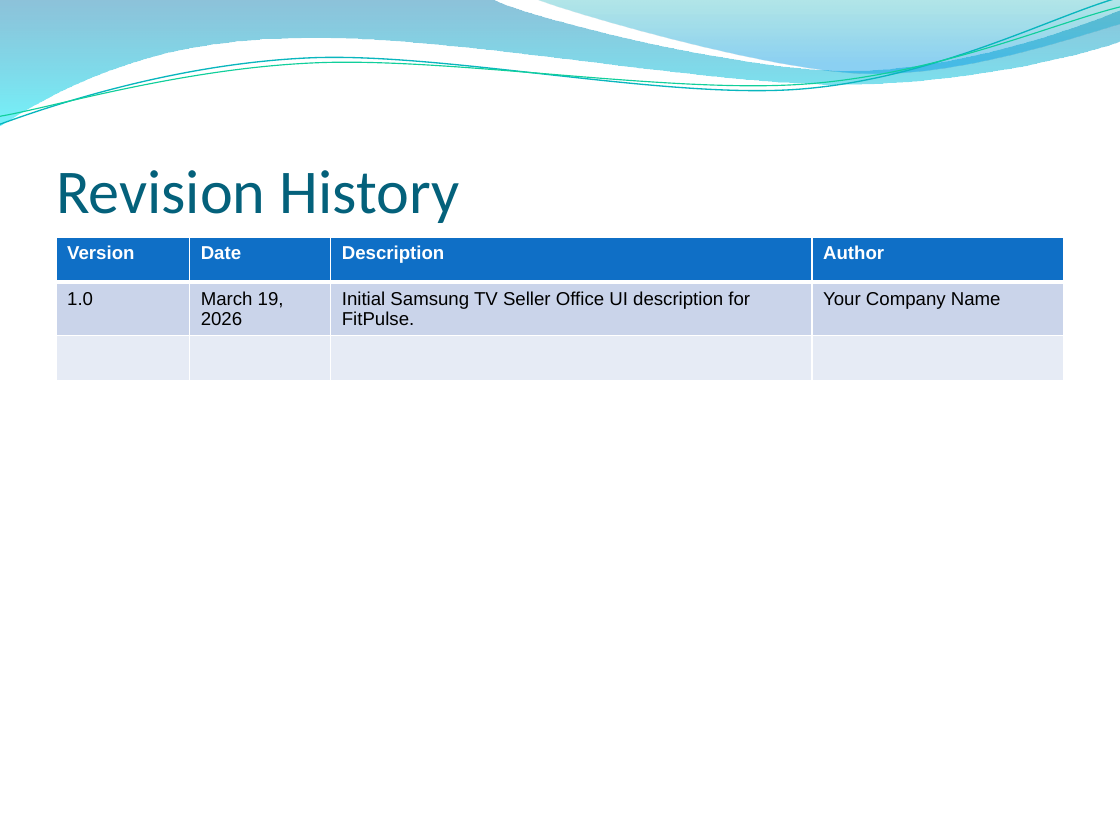
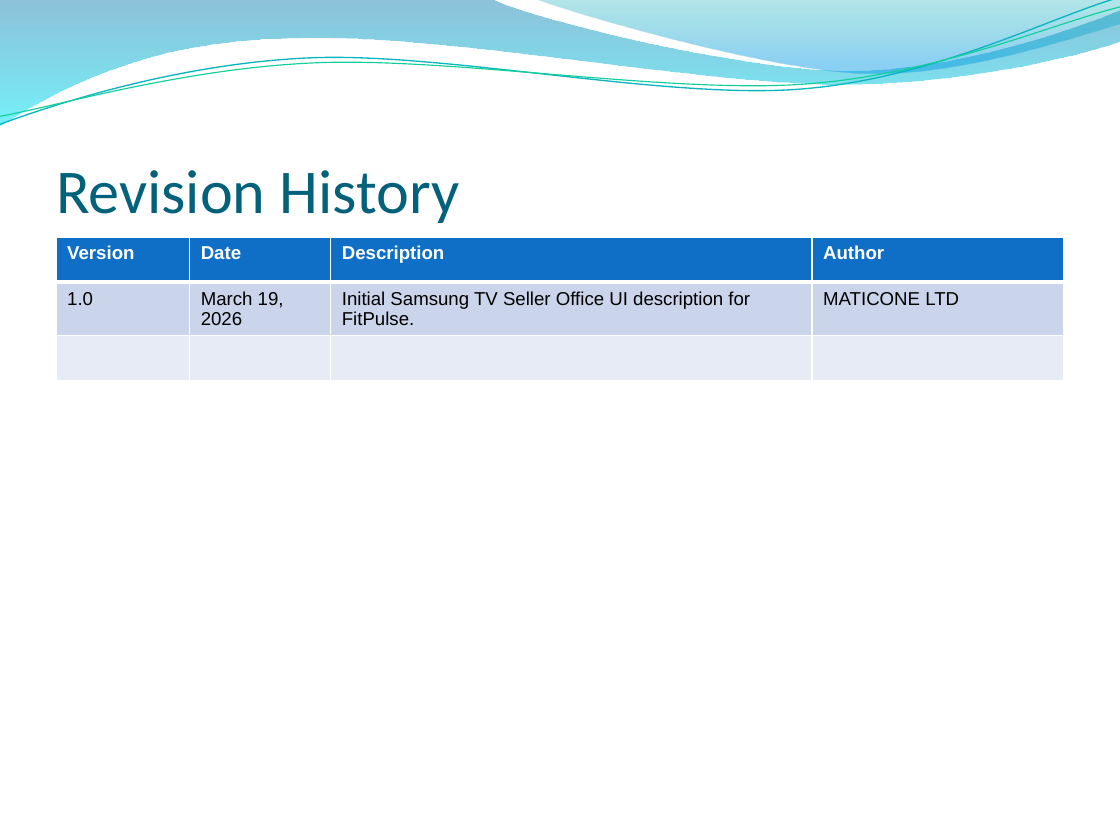
Before and after one commit to Alexzzl/FitPulse, a slide deck: slide 2 of docs/outputs/App_Description_FitPulse_filled.pptx. Drawn at 1120x840 pixels with LibreOffice and Linux fonts; fonts in the diff are those of the drawing; background and template pictures are left out. Boxes give left, top, right and bottom in pixels: in the first picture for what was removed or moved away, otherwise in the second. Text is boxed around its words. In the diff, an @@ line names an element or a change of style, - is before the commit and + after.

```diff
--- a/docs/outputs/App_Description_FitPulse_filled.pptx
+++ b/docs/outputs/App_Description_FitPulse_filled.pptx
@@ table at (x1=56, y1=237, x2=1064, y2=384) @@
-row 2, column 4: Your Company Name
+row 2, column 4: MATICONE LTD
```
Also in this commit, not shown: 3 other slides changed, 2 slides added, 2 slides removed, 1 other file.
